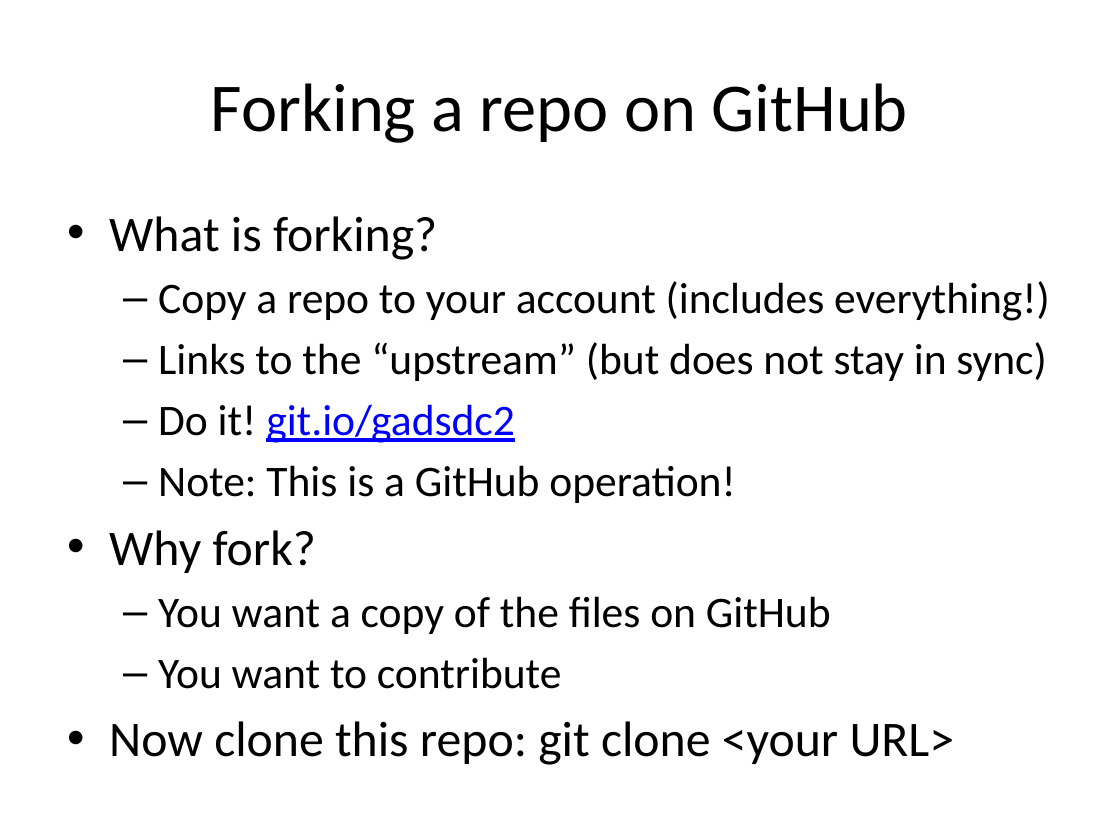
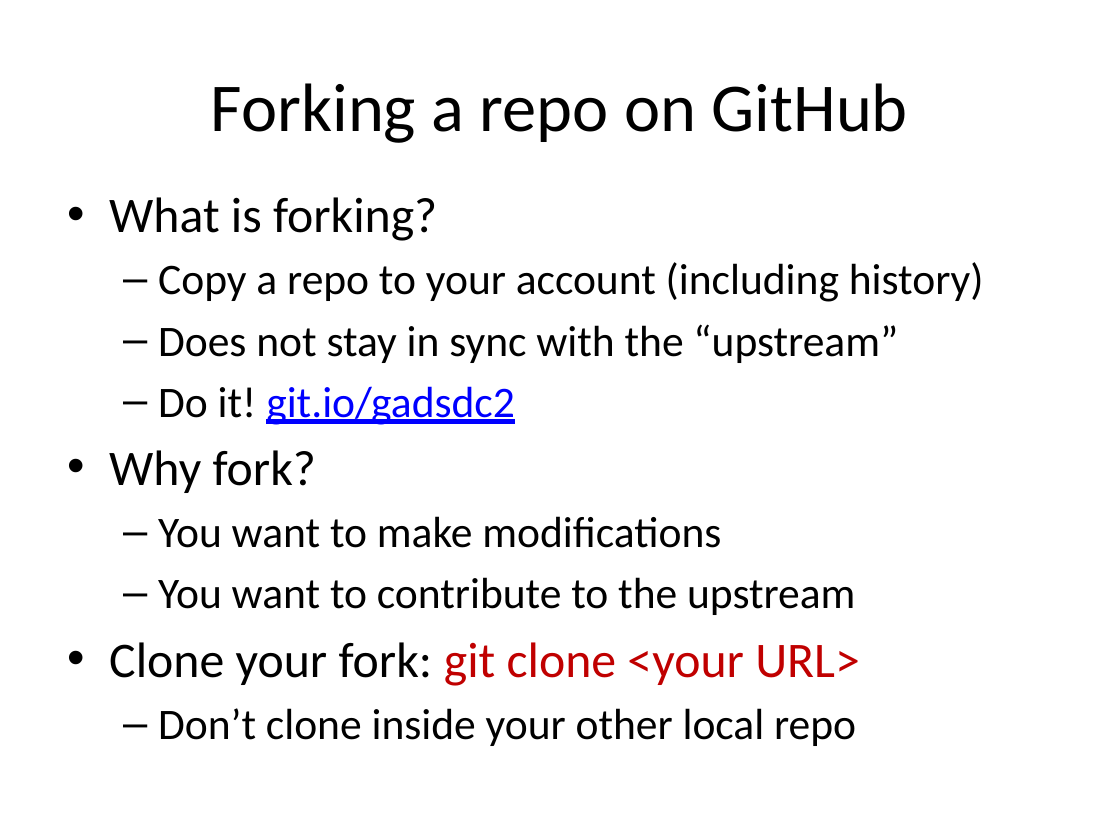
Before and after one commit to ajschumacher/gadsdc, a slide deck: slide 19 of 01-workflow/slides_git.pptx (slide 20 before the commit). Drawn at 1120x840 pixels with LibreOffice and Linux fonts; fonts in the diff are those of the drawing. Boxes give left, top, right and bottom in pixels: in the first picture for what was removed or moved away, otherwise in the second. Text is boxed around its words. In the diff, an @@ line names an element or a change of style, - is before the commit and + after.

```diff
--- a/01-workflow/slides_git.pptx
+++ b/01-workflow/slides_git.pptx
@@ text "What is forking?": place and size @@
-text "What is forking?" at bbox=[109, 216, 1050, 765]
+text "What is forking?" at bbox=[109, 197, 984, 746]
@@ text at bbox=[158, 262, 984, 363]: text changed @@
-  – Copy a repo to your account (includes everything!)
-  – Links to the “upstream” (but does not stay in sync)
+  – Copy a repo to your account (including history)
+  – Does not stay in sync with the “upstream”
@@ text at bbox=[158, 465, 735, 503]: paragraph removed @@
-  – Note: This is a GitHub operation!
@@ text at bbox=[109, 516, 860, 746]: text changed @@
-  – You want a copy of the files on GitHub
-  – You want to contribute
-• Now clone this repo: git clone <your URL>
+  – You want to make modifications
+  – You want to contribute to the upstream
+• Clone your fork: git clone <your URL>
+  – Don’t clone inside your other local repo
```
Also in this commit, not shown: 21 other slides changed, 1 slide added, 2 slides removed, 1 other file.
